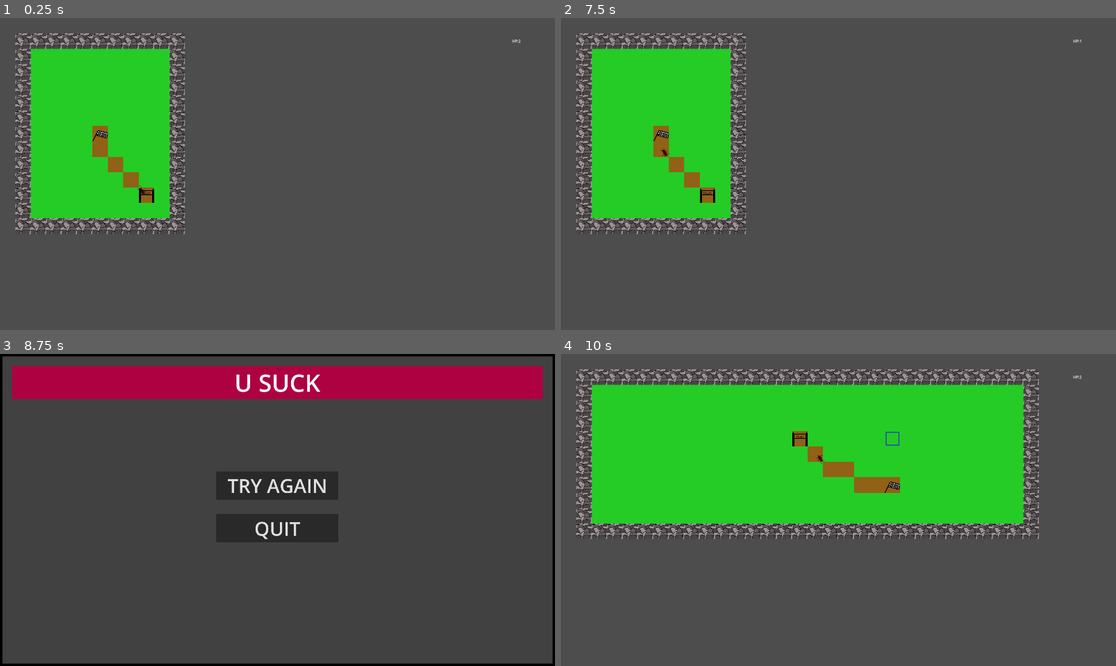
Above: before the commit, frames 1-4 (two rows, left to right).
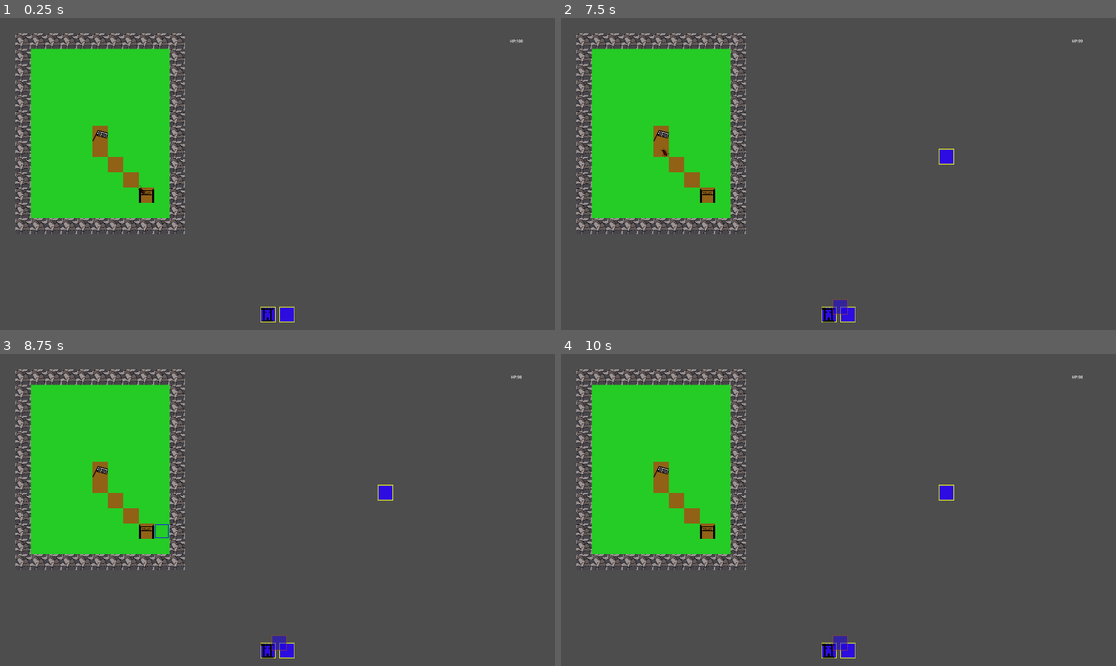
Above: after the commit, the same moments.

Repository: Michael-Stiffel/kleines_TD
Game: Godot game, scene res://main.tscn
The game is run twice, just before and just after one commit, with the same random seed, the same clock (stepped at 60 frames per second) and the same inputs.
Inputs (mouse positions are in pixels of both pictures, inside the frame that each line leads up to):
- Up to frame 1 (0.25 s): no input
- Up to frame 2 (7.5 s): click (827, 314) at 0.52 s; click (849, 314) at 1.27 s; click (838, 308) at 2.02 s; click (827, 314) at 2.77 s; click (849, 314) at 3.52 s; click (838, 308) at 4.27 s; click (827, 314) at 5.02 s; click (849, 314) at 5.77 s; click (838, 308) at 6.52 s; tap Enter (ui_accept) at 7.25, 7.35 s; move the mouse to (960, 158) at 7.27 s
- Up to frame 3 (8.75 s): tap Enter (ui_accept) at 7.52, 7.82, 8, 8.1, 8.27, 8.57 s; move the mouse to (166, 525) at 8.02 s
- Up to frame 4 (10 s): click (838, 485) at 8.75 s, where only the run before the commit has a clickable "TRY AGAIN"; tap Enter (ui_accept) at 9.5, 9.6 s; move the mouse to (894, 441) at 9.52 s

The runs differ from the first frame. In frame 1, 0.3% of the frame differs, in the area x 46-95%, y 6-98%; in frame 2, 0.5%; in frame 3, 32%, in the area x 0-100%, y 0-100%; in frame 4, 32%.

Commit message:
Cursor und Türme
Ich habe einen Costum Cursor hinzugefügt,... keine Ahnung wollte ich haben.
Man kann jetzt Türme setzten. Das heißt das Ui dafür ist da , die Türme sind auf der Map auf dem Grid verankert und dei Schaben nehmen Sie war also mazen kommt. Dann können Schaben nicht mehr zwischen zwei Türme durch.

Diff:
--- /dev/null
+++ b/main/Button1.tscn
@@ -0,0 +1,23 @@
+[gd_scene load_steps=5 format=3 uid="uid://dtaotrsrtjvtg"]
+
+[ext_resource type="Texture2D" uid="uid://bg546abs36d1t" path="res://res/PNG/shit_background.png" id="1_ax2ag"]
+[ext_resource type="Texture2D" uid="uid://brm50h4n13iem" path="res://res/PNG/shit_background_clicked.png" id="2_xr257"]
+[ext_resource type="Texture2D" uid="uid://niub155wa73n" path="res://res/PNG/shit_background_hover.png" id="3_lrwq7"]
+[ext_resource type="Texture2D" uid="uid://dtq5thoji13v1" path="res://res/PNG/FUCKING_TOWER.png" id="4_47df5"]
+
+[node name="Turret" type="TextureButton" groups=["build_buttons"]]
+custom_minimum_size = Vector2(64, 64)
+size_flags_horizontal = 4
+size_flags_vertical = 4
+texture_normal = ExtResource("1_ax2ag")
+texture_pressed = ExtResource("2_xr257")
+texture_hover = ExtResource("3_lrwq7")
+
+[node name="TextureRect" type="TextureRect" parent="."]
+layout_mode = 0
+offset_left = 2.85
+offset_top = 2.23
+offset_right = 66.85
+offset_bottom = 66.23
+scale = Vector2(0.905, 0.905)
+texture = ExtResource("4_47df5")
--- a/main/HP_Counter.gd
+++ b/main/HP_Counter.gd
@@ -5,7 +5,7 @@
 
 # Called when the node enters the scene tree for the first time.
 func _ready():
-	HP = 2;
+	HP = 100;
 	text ="HP:" + str(HP)
 
 # Called every frame. 'delta' is the elapsed time since the previous frame.
@@ -24,7 +24,7 @@
 func _on_path_follow_2d_get_hp_damage(Damage):
 
 	HP = HP - Damage;
-	print("hihi ich krieg dmg")
-	print(HP)
-	print(Damage)
+	#print("hihi ich krieg dmg")
+	#print(HP)
+	#print(Damage)
 	text ="HP:" + str(HP)
--- a/main/Path2D.gd
+++ b/main/Path2D.gd
@@ -19,7 +19,7 @@
 
 func _on_tile_map_path_calculated(Message):
 	PathPoints = Message;
-	print(Message);
+	#print(Message);
 	curve.clear_points()
 	for x in PathPoints:
 		curve.add_point((x*64) + (Vector2i(32,32)))
--- a/main/TileMap.gd
+++ b/main/TileMap.gd
@@ -13,7 +13,8 @@
 func _ready():
 	var gx = GridSizeX;
 	var gy =  GridSizeY;
-	print(gx, ",", gy);
+	#print(gx, ",", gy);
+	astar_grid.diagonal_mode = AStarGrid2D.DIAGONAL_MODE_AT_LEAST_ONE_WALKABLE
 	astar_grid.region = Rect2i(0, 0, gx, gy);
 	astar_grid.cell_size = cell_size;
 	astar_grid.offset = cell_size / 2;
@@ -54,13 +55,13 @@
 		set_cell(1, tile, 4, Vector2i(0,0),0)
 		#"print(Dic[str(tile)])"
 		#print(tile)
-		#print(astar_grid.is_point_solid(Vector2i(tile)));
+		print(astar_grid.is_point_solid(Vector2i(tile)));
 
 
 func setGoalAndStart(x,y,astar_grid):
 	var StartPoint = Vector2(randi_range(1,x-2),randi_range(1,y-2))
 	var EndPoint = Vector2(randi_range(1,x-2),randi_range(1,y-2))
-	print("ICH BIN DER START", StartPoint)
+	#print("ICH BIN DER START", StartPoint)
 	set_cell(2,StartPoint,0, Vector2i(0,0),0);
 	set_cell(2,EndPoint,5, Vector2i(0,0),0);
 	return [StartPoint, EndPoint];
--- /dev/null
+++ b/main/TurretT1.tscn
@@ -0,0 +1,9 @@
+[gd_scene load_steps=2 format=3 uid="uid://bn8vpbryol4fp"]
+
+[ext_resource type="Texture2D" uid="uid://dtq5thoji13v1" path="res://res/PNG/FUCKING_TOWER.png" id="4_47df5"]
+
+[node name="TurretT1" type="Node2D"]
+
+[node name="Turret" type="Sprite2D" parent="."]
+position = Vector2(64, 64)
+texture = ExtResource("4_47df5")
--- /dev/null
+++ b/main/build_menue.gd
@@ -0,0 +1,20 @@
+extends CanvasLayer
+
+
+func  set_tower_preview(build_type, mouse_position):
+
+	var drag_tower = load("res://"+ build_type +".tscn").instantiate()
+	drag_tower.set_name("Drag_Tower")
+	drag_tower.modulate = Color("ad54ff3c");
+	var control = Control.new()
+	control.add_child(drag_tower,true)
+	control.position = mouse_position
+	control.set_name("TowerPreview")
+	add_child(control,true)
+	move_child(get_node("TowerPreview"), 0)
+
+
+func update_tower_preview(new_position, color):
+	get_node("TowerPreview").position = new_position
+	if get_node("TowerPreview/Drag_Tower").modulate != Color(color):
+		get_node("TowerPreview/Drag_Tower").modulate = Color(color)
--- /dev/null
+++ b/main/build_menue.tscn
@@ -0,0 +1,40 @@
+[gd_scene load_steps=4 format=3 uid="uid://b58sgtyvwbkoe"]
+
+[ext_resource type="Script" path="res://build_menue.gd" id="1_gt3vj"]
+[ext_resource type="PackedScene" uid="uid://dtaotrsrtjvtg" path="res://Button1.tscn" id="2_jcpq8"]
+[ext_resource type="PackedScene" uid="uid://cpw5qosastciv" path="res://little_StonesT1.tscn" id="3_i0ddl"]
+
+[node name="Build_Menue" type="CanvasLayer"]
+script = ExtResource("1_gt3vj")
+
+[node name="Build_HUD" type="Control" parent="."]
+layout_mode = 3
+anchors_preset = 15
+anchor_right = 1.0
+anchor_bottom = 1.0
+grow_horizontal = 2
+grow_vertical = 2
+mouse_filter = 1
+
+[node name="Build_Bar" type="VBoxContainer" parent="Build_HUD"]
+layout_mode = 1
+anchors_preset = 12
+anchor_top = 1.0
+anchor_right = 1.0
+anchor_bottom = 1.0
+offset_top = -128.0
+grow_horizontal = 2
+grow_vertical = 0
+
+[node name="HBoxContainer" type="HBoxContainer" parent="Build_HUD/Build_Bar"]
+custom_minimum_size = Vector2(0, 128)
+layout_mode = 2
+size_flags_horizontal = 4
+size_flags_vertical = 4
+theme_override_constants/separation = 16
+
+[node name="Turret" parent="Build_HUD/Build_Bar/HBoxContainer" instance=ExtResource("2_jcpq8")]
+layout_mode = 2
+
+[node name="little_Stones" parent="Build_HUD/Build_Bar/HBoxContainer" instance=ExtResource("3_i0ddl")]
+layout_mode = 2
--- /dev/null
+++ b/main/little_StonesT1.tscn
@@ -0,0 +1,21 @@
+[gd_scene load_steps=4 format=3 uid="uid://cpw5qosastciv"]
+
+[ext_resource type="Texture2D" uid="uid://bg546abs36d1t" path="res://res/PNG/shit_background.png" id="1_kqpif"]
+[ext_resource type="Texture2D" uid="uid://brm50h4n13iem" path="res://res/PNG/shit_background_clicked.png" id="2_huw14"]
+[ext_resource type="Texture2D" uid="uid://niub155wa73n" path="res://res/PNG/shit_background_hover.png" id="3_lnjcx"]
+
+[node name="little_Stones" type="TextureButton" groups=["build_buttons"]]
+custom_minimum_size = Vector2(64, 64)
+size_flags_horizontal = 4
+size_flags_vertical = 4
+texture_normal = ExtResource("1_kqpif")
+texture_pressed = ExtResource("2_huw14")
+texture_hover = ExtResource("3_lnjcx")
+
+[node name="TextureRect" type="TextureRect" parent="."]
+layout_mode = 1
+anchors_preset = 15
+anchor_right = 1.0
+anchor_bottom = 1.0
+grow_horizontal = 2
+grow_vertical = 2
--- /dev/null
+++ b/main/main.gd
@@ -0,0 +1,54 @@
+extends Node2D
+
+var map_node
+
+var build_mode = false
+var build_valid = false
+var build_location
+var build_type
+
+func _ready():
+	map_node = get_node("Map_Node/TileMap")
+	for i in get_tree().get_nodes_in_group("build_buttons"):
+		i.connect("pressed", initiate_build_mode.bind(i.get_name()))
+
+func _process(delta):
+	if build_mode:
+		update_tower_preview()
+
+func _unhandled_input(event):
+	if event.is_action_released("ui_cancel") and build_mode == true:
+		cancle_build_mode()
+	if event.is_action_released("ui_accept") and build_mode == true:
+		verify_and_build()
+		cancle_build_mode()
+
+func initiate_build_mode(tower_type):
+	build_type = tower_type + "T1" #T1 packen wir hinten dran weil wir prinzipiell immer erstmal einen Tier 1 Tower bauen
+	build_mode = true;
+	var tile = get_global_mouse_position()
+	get_node("Build_Menue").set_tower_preview(build_type, tile)
+
+func update_tower_preview():
+	var mouse_posi = get_global_mouse_position()
+	var current_tile = map_node.local_to_map(mouse_posi)
+	var tile_position = map_node.map_to_local(current_tile)
+	get_node("Build_Menue").update_tower_preview(tile_position,"ad54ff3c" )
+	build_valid = true
+	build_location = tile_position
+
+func cancle_build_mode():
+	build_mode = false
+	build_valid = false
+	get_node("Build_Menue/TowerPreview").queue_free()
+
+func verify_and_build():
+	if build_valid: # da muss ich noch gucken wie das aussieht mit der live berrechneung
+		var new_tower = load("res://"+ build_type +".tscn").instantiate()
+		var mouse_posi = get_global_mouse_position()
+		var current_tile = map_node.local_to_map(mouse_posi)
+		var tile_position = map_node.map_to_local(current_tile)
+		new_tower.position = Vector2(build_location.x - 64,build_location.y - 64)
+		map_node.add_child(new_tower,true)
+		map_node.astar_grid.set_point_solid(current_tile, true)
+		map_node.calculatePath()
--- a/main/main.tscn
+++ b/main/main.tscn
@@ -1,7 +1,8 @@
-[gd_scene load_steps=22 format=3 uid="uid://r8osy4i3w4k"]
+[gd_scene load_steps=24 format=3 uid="uid://r8osy4i3w4k"]
 
 [ext_resource type="Texture2D" uid="uid://m8m4oigoxqgq" path="res://res/PNG/Grass.png" id="1_7vqce"]
 [ext_resource type="Texture2D" uid="uid://cmbpgyolfrj4s" path="res://res/PNG/Start.png" id="1_fs2nw"]
+[ext_resource type="Script" path="res://main.gd" id="1_lyh7m"]
 [ext_resource type="Texture2D" uid="uid://dssulafonirs7" path="res://res/PNG/SHIT_WAY.png" id="2_bstxu"]
 [ext_resource type="Texture2D" uid="uid://dtq5thoji13v1" path="res://res/PNG/FUCKING_TOWER.png" id="3_q8qi3"]
 [ext_resource type="Texture2D" uid="uid://c5vixn5soa757" path="res://res/PNG/Select_Rahmen.png" id="4_ddoo7"]
@@ -12,6 +13,7 @@
 [ext_resource type="PackedScene" uid="uid://dcudob8drr1op" path="res://Enemy_Follow_Path.tscn" id="10_3hudi"]
 [ext_resource type="PackedScene" uid="uid://dpvqxxsv5nxp7" path="res://hp_count.tscn" id="11_c112h"]
 [ext_resource type="PackedScene" uid="uid://cep3gwvwakol3" path="res://Game_over_screen.tscn" id="12_sxnb2"]
+[ext_resource type="PackedScene" uid="uid://b58sgtyvwbkoe" path="res://build_menue.tscn" id="13_orkcu"]
 
 [sub_resource type="TileSetAtlasSource" id="TileSetAtlasSource_y77m0"]
 texture = ExtResource("1_fs2nw")
@@ -61,6 +63,9 @@
 [sub_resource type="Curve2D" id="Curve2D_qotbj"]
 
 [node name="Main" type="Node2D"]
+script = ExtResource("1_lyh7m")
+
+[node name="Build_Menue" parent="." instance=ExtResource("13_orkcu")]
 
 [node name="Camera2D" type="Camera2D" parent="."]
 position = Vector2(-64, -64)
@@ -68,9 +73,9 @@
 
 [node name="HP_Count" parent="Camera2D" instance=ExtResource("11_c112h")]
 
-[node name="Node2D" type="Node2D" parent="."]
+[node name="Map_Node" type="Node2D" parent="."]
 
-[node name="TileMap" type="TileMap" parent="Node2D"]
+[node name="TileMap" type="TileMap" parent="Map_Node"]
 tile_set = SubResource("TileSet_dq8oi")
 format = 2
 layer_0/name = "Hinten"
@@ -82,18 +87,18 @@
 layer_2/tile_data = PackedInt32Array()
 script = ExtResource("5_xpysc")
 
-[node name="Path2D" type="Path2D" parent="Node2D"]
+[node name="Path2D" type="Path2D" parent="Map_Node"]
 modulate = Color(1, 0, 0, 1)
 show_behind_parent = true
 top_level = true
 curve = SubResource("Curve2D_qotbj")
 script = ExtResource("9_d2r05")
 
-[node name="PathFollow2D" parent="Node2D/Path2D" instance=ExtResource("10_3hudi")]
+[node name="PathFollow2D" parent="Map_Node/Path2D" instance=ExtResource("10_3hudi")]
 loop = false
 
 [node name="GameOverScreen" parent="." instance=ExtResource("12_sxnb2")]
 visible = false
 
-[connection signal="PathCalculated" from="Node2D/TileMap" to="Node2D/Path2D" method="_on_tile_map_path_calculated"]
-[connection signal="get_HP_Damage" from="Node2D/Path2D/PathFollow2D" to="Camera2D/HP_Count" method="_on_path_follow_2d_get_hp_damage"]
+[connection signal="PathCalculated" from="Map_Node/TileMap" to="Map_Node/Path2D" method="_on_tile_map_path_calculated"]
+[connection signal="get_HP_Damage" from="Map_Node/Path2D/PathFollow2D" to="Camera2D/HP_Count" method="_on_path_follow_2d_get_hp_damage"]
--- a/main/project.godot
+++ b/main/project.godot
@@ -20,6 +20,24 @@
 window/size/viewport_width=2304
 window/size/viewport_height=1296
 window/stretch/aspect="expand"
+mouse_cursor/custom_image="res://res/PNG/Cursor.png"
+
+[input]
+
+ui_accept={
+"deadzone": 0.5,
+"events": [Object(InputEventKey,"resource_local_to_scene":false,"resource_name":"","device":0,"window_id":0,"alt_pressed":false,"shift_pressed":false,"ctrl_pressed":false,"meta_pressed":false,"pressed":false,"keycode":4194309,"physical_keycode":0,"key_label":0,"unicode":0,"echo":false,"script":null)
+, Object(InputEventKey,"resource_local_to_scene":false,"resource_name":"","device":0,"window_id":0,"alt_pressed":false,"shift_pressed":false,"ctrl_pressed":false,"meta_pressed":false,"pressed":false,"keycode":4194310,"physical_keycode":0,"key_label":0,"unicode":0,"echo":false,"script":null)
+, Object(InputEventKey,"resource_local_to_scene":false,"resource_name":"","device":0,"window_id":0,"alt_pressed":false,"shift_pressed":false,"ctrl_pressed":false,"meta_pressed":false,"pressed":false,"keycode":32,"physical_keycode":0,"key_label":0,"unicode":32,"echo":false,"script":null)
+, Object(InputEventMouseButton,"resource_local_to_scene":false,"resource_name":"","device":-1,"window_id":0,"alt_pressed":false,"shift_pressed":false,"ctrl_pressed":false,"meta_pressed":false,"button_mask":0,"position":Vector2(0, 0),"global_position":Vector2(0, 0),"factor":1.0,"button_index":1,"canceled":false,"pressed":false,"double_click":false,"script":null)
+]
+}
+ui_cancel={
+"deadzone": 0.5,
+"events": [Object(InputEventKey,"resource_local_to_scene":false,"resource_name":"","device":0,"window_id":0,"alt_pressed":false,"shift_pressed":false,"ctrl_pressed":false,"meta_pressed":false,"pressed":false,"keycode":4194305,"physical_keycode":0,"key_label":0,"unicode":0,"echo":false,"script":null)
+, Object(InputEventMouseButton,"resource_local_to_scene":false,"resource_name":"","device":-1,"window_id":0,"alt_pressed":false,"shift_pressed":false,"ctrl_pressed":false,"meta_pressed":false,"button_mask":0,"position":Vector2(0, 0),"global_position":Vector2(0, 0),"factor":1.0,"button_index":2,"canceled":false,"pressed":false,"double_click":false,"script":null)
+]
+}
 
 [rendering]
 
Binary file added: main/res/PNG/Cursor.png
Not shown, added: main/res/PNG/Cursor.png.import
Binary file added: main/res/PNG/shit_background.png
Not shown, added: main/res/PNG/shit_background.png.import
Binary file added: main/res/PNG/shit_background_clicked.png
Not shown, added: main/res/PNG/shit_background_clicked.png.import
Binary file added: main/res/PNG/shit_background_hover.png
Not shown, added: main/res/PNG/shit_background_hover.png.import
Not shown, changed: README.md
